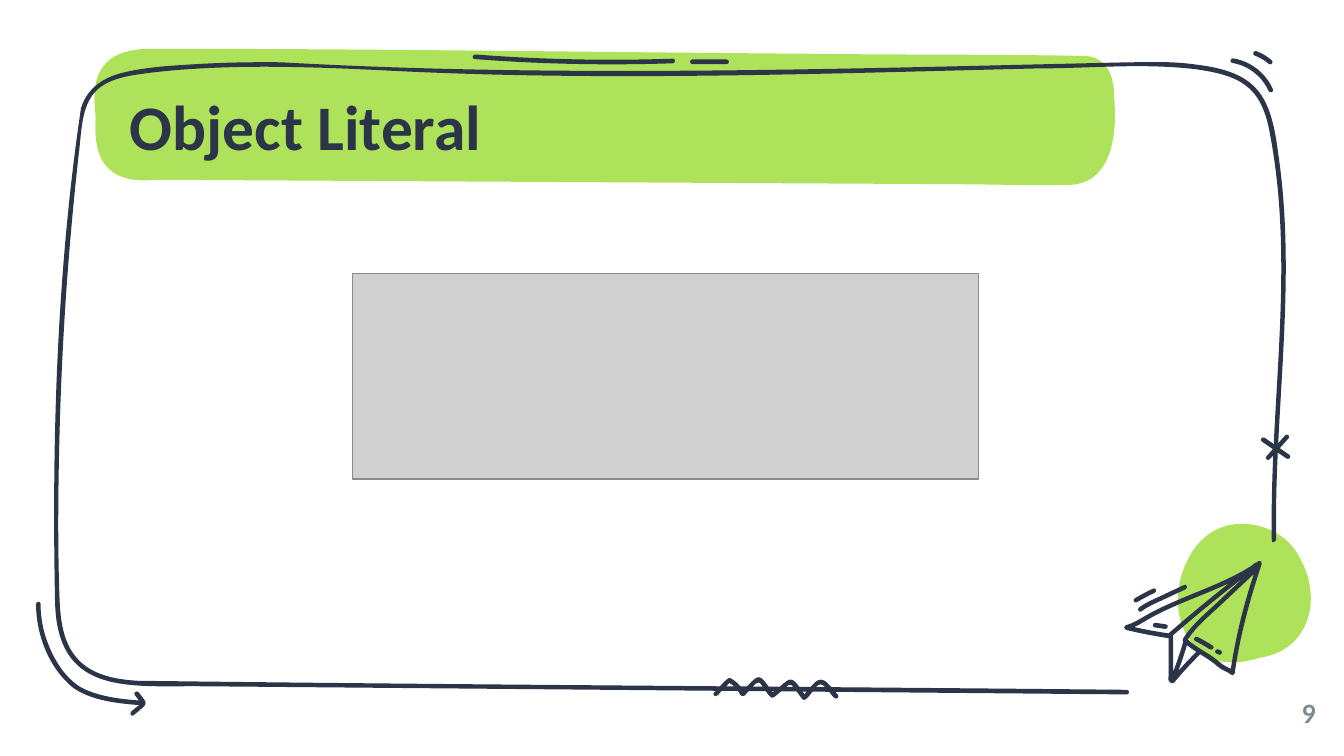
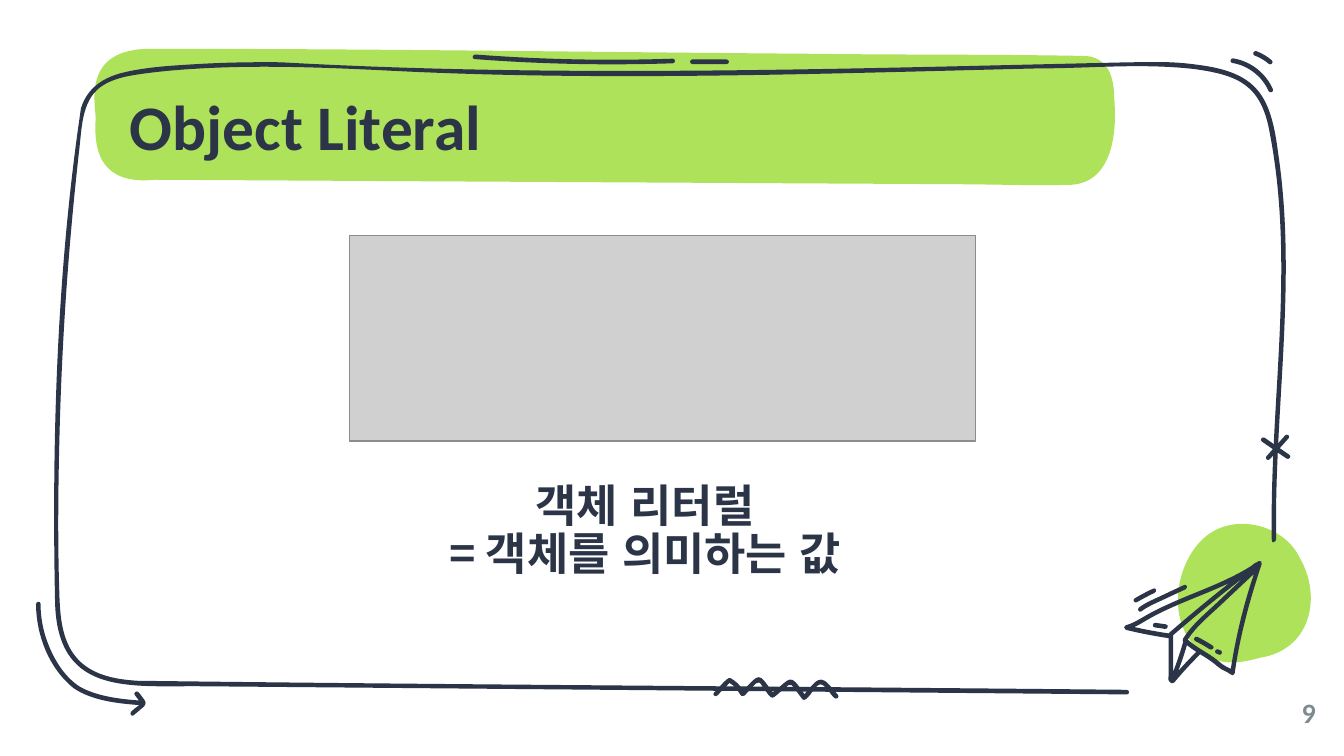
Before and after one commit to unchaptered/Sailing99, a slide deck: slide 9 of 006_tech_pr/object-literal and destructuring.pptx. Drawn at 1344x756 pixels with LibreOffice and Linux fonts; fonts in the diff are those of the drawing; grey boxes stand for pictures. Boxes give left, top, right and bottom in pixels: in the first picture for what was removed or moved away, otherwise in the second. Text is boxed around its words. In the diff, an @@ line names an element or a change of style, - is before the commit and + after.

```diff
--- a/006_tech_pr/object-literal and destructuring.pptx
+++ b/006_tech_pr/object-literal and destructuring.pptx
@@ picture moved from (x1=352, y1=273, x2=978, y2=478) to (x1=349, y1=235, x2=976, y2=441) @@
@@ text added at (x1=486, y1=484, x2=841, y2=574), 24 pt, text #2B3547, bold @@
+객체 리터럴
+= 객체를 의미하는 값
```
Also in this commit, not shown: 11 other slides changed, 2 slides added, 1 other file.
